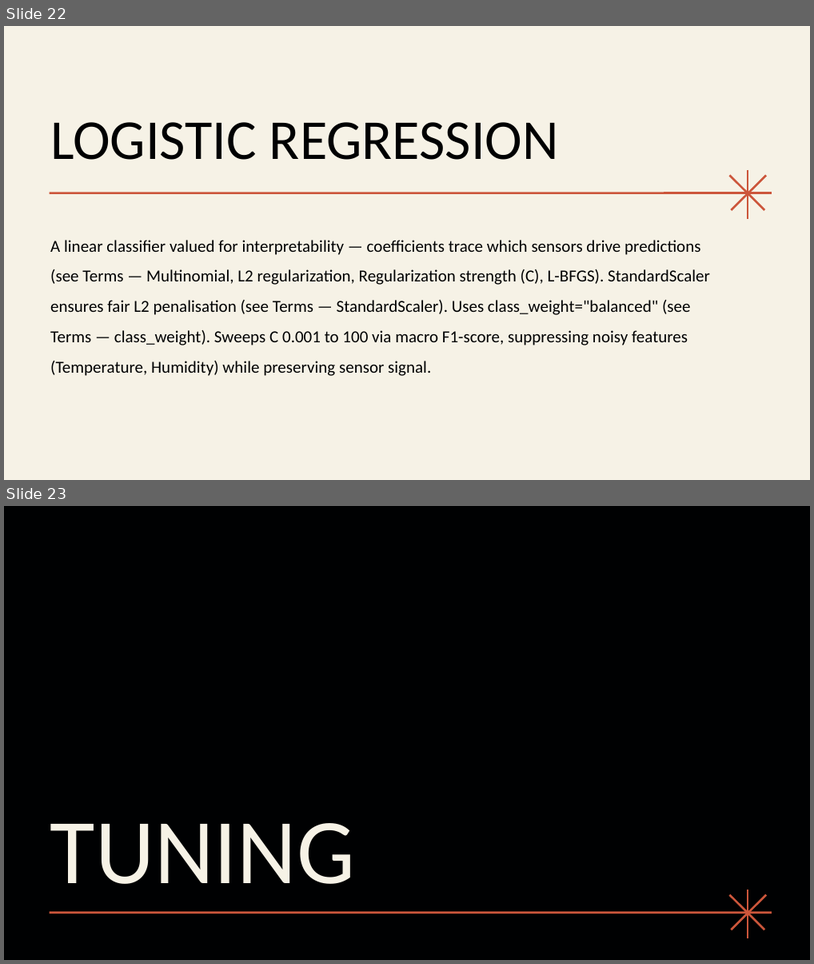
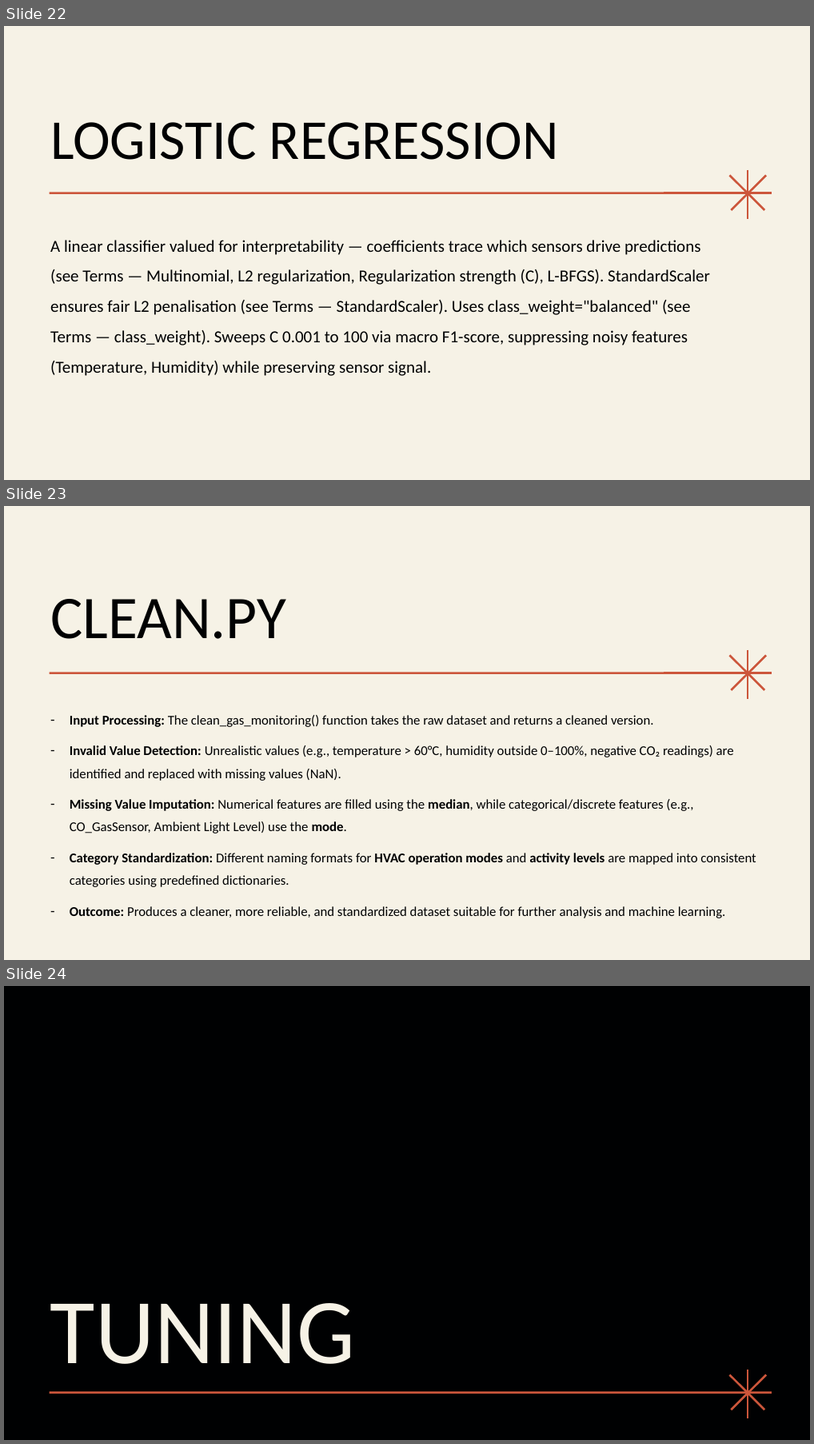
Before and after one commit to cucucumber789-svg/EGT309_T2_Chickenpie, a slide deck: EGT309 Presentation.pptx. Shown one above the other, each under a label of ours: slides 22 and 23 before the commit, slides 22, 23 and 24 after it. The pictures are 814x964 and 814x1444 pixels, drawn with LibreOffice and Linux fonts; fonts in the diff are those of the drawing. Boxes give left, top, right and bottom in pixels: in the first picture for what was removed or moved away, otherwise in the second. Text is boxed around its words. In the diff, an @@ line names an element or a change of style, - is before the commit and + after.

```diff
--- a/EGT309 Presentation.pptx
+++ b/EGT309 Presentation.pptx
@@ slide 23 added at bbox=[4, 506, 810, 960], background #F6F2E6; not listed: 4 template elements that a slide beside it also shows @@
@@ title added at bbox=[50, 599, 286, 639], 72 pt, text #000102 @@
+CLEAN.PY
@@ text added at bbox=[70, 715, 756, 918], 16 pt, text #000102 @@
+– Input Processing: The clean_gas_monitoring() function takes the raw dataset and returns a cleaned version.
+– Invalid Value Detection: Unrealistic values (e.g., temperature > 60°C, humidity outside 0–100%, negative CO₂ readings) are identified and replaced with missing values (NaN).
+– Missing Value Imputation: Numerical features are filled using the median, while categorical/discrete features (e.g., CO_GasSensor, Ambient Light Level) use the mode.
+– Category Standardization: Different naming formats for HVAC operation modes and activity levels are mapped into consistent categories using predefined dictionaries.
+– Outcome: Produces a cleaner, more reliable, and standardized dataset suitable for further analysis and machine learning.
@@ what was slide 23 is now slide 24 @@
```
Also in this commit, not shown: 1 other file.
